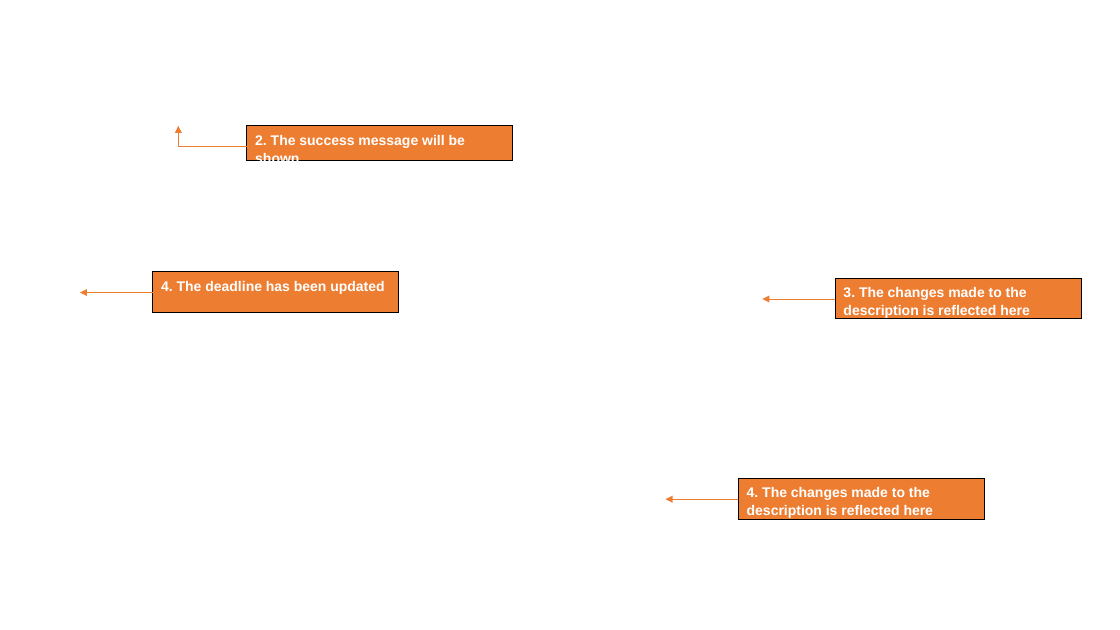
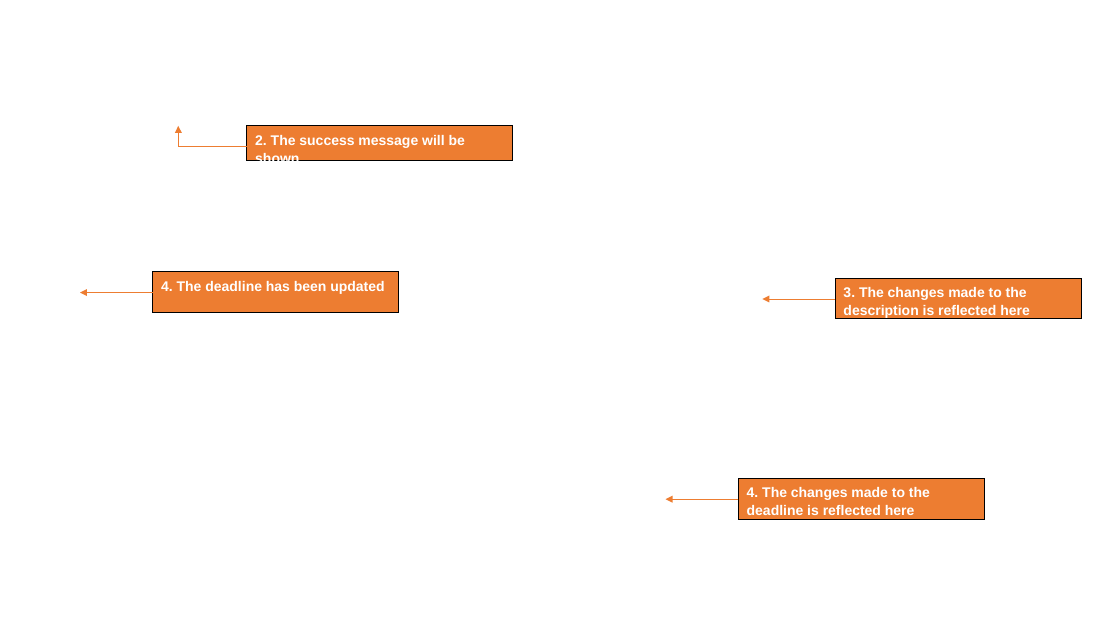
Before and after one commit to shunnizuka/main, a slide deck: slide 2 of docs/diagrams/Shune'sCommand.pptx. Drawn at 1120x630 pixels with LibreOffice and Linux fonts; fonts in the diff are those of the drawing; background and template pictures are left out. Boxes give left, top, right and bottom in pixels: in the first picture for what was removed or moved away, otherwise in the second. Text is boxed around its words. In the diff, an @@ line names an element or a change of style, - is before the commit and + after.

```diff
--- a/docs/diagrams/Shune'sCommand.pptx
+++ b/docs/diagrams/Shune'sCommand.pptx
@@ text in rectangle at [747, 487, 930, 515]: text changed @@
-4. The changes made to the description is reflected here
+4. The changes made to the deadline is reflected here
```
Also in this commit, not shown: 6 other slides changed, 1 slide added, 10 other files.
